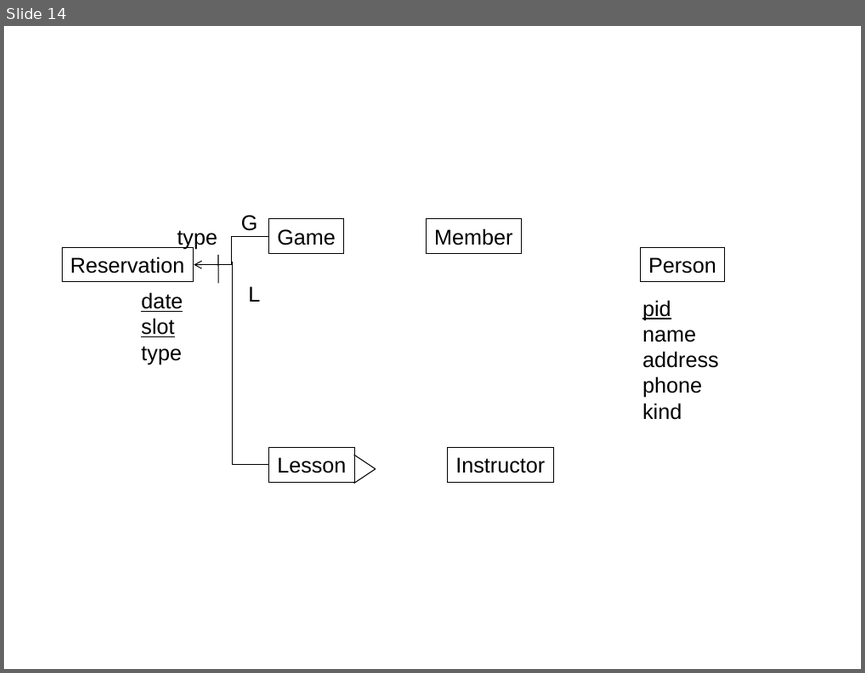
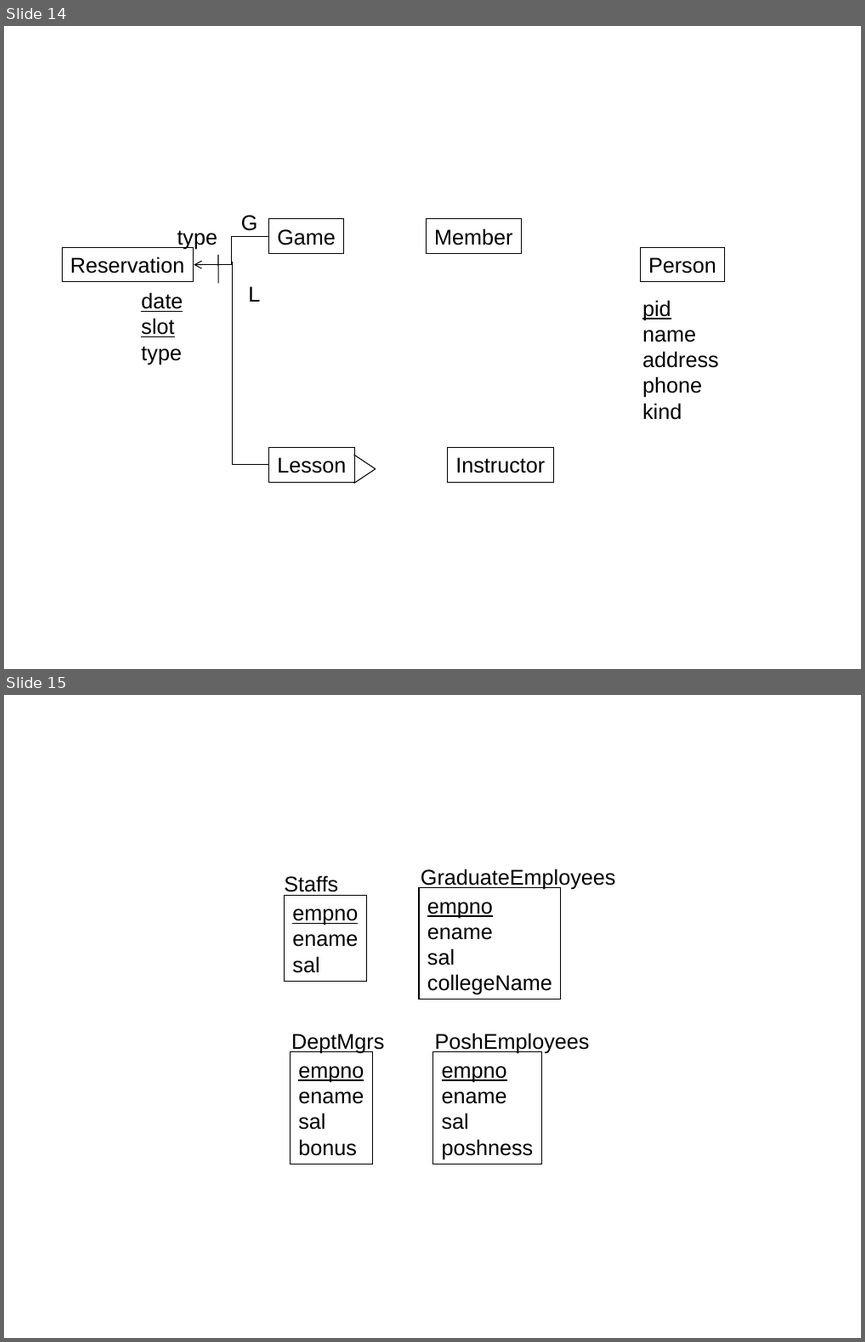
Before and after one commit to rte126/src-pe-tools, a slide deck: classes/CS579/dbclass/Project.ppt. Shown one above the other, each under a label of ours: slide 14 before the commit, slides 14 and 15 after it. The pictures are 865x673 and 865x1342 pixels, drawn with LibreOffice and Linux fonts; fonts in the diff are those of the drawing. Boxes give left, top, right and bottom in pixels: in the first picture for what was removed or moved away, otherwise in the second. Text is boxed around its words. In the diff, an @@ line names an element or a change of style, - is before the commit and + after.

```diff
--- a/classes/CS579/dbclass/Project.ppt
+++ b/classes/CS579/dbclass/Project.ppt
@@ slide 15 added at [4, 695, 861, 1338], background #FFFFFF @@
@@ text added at [420, 868, 616, 890], 18 pt, text #000000 @@
+GraduateEmployees
@@ text added at [284, 875, 338, 896], 18 pt, text #000000 @@
+Staffs
@@ rectangle added at [284, 895, 366, 981], outline #000000 0.74 pt, 18 pt, text #000000 @@
+empno
+ename
+sal
@@ rectangle added at [419, 888, 561, 999], outline #000000 0.74 pt, 18 pt, text #000000 @@
+empno
+ename
+sal
+collegeName
@@ text added at [291, 1033, 384, 1054], 18 pt, text #000000 @@
+DeptMgrs
@@ text added at [435, 1032, 590, 1054], 18 pt, text #000000 @@
+PoshEmployees
@@ rectangle added at [290, 1052, 372, 1163], outline #000000 0.74 pt, 18 pt, text #000000 @@
+empno
+ename
+sal
+bonus
@@ rectangle added at [433, 1052, 542, 1163], outline #000000 0.74 pt, 18 pt, text #000000 @@
+empno
+ename
+sal
+poshness
```
Also in this commit, not shown: 2 slides changed, 1 slide removed, 4 other files.
